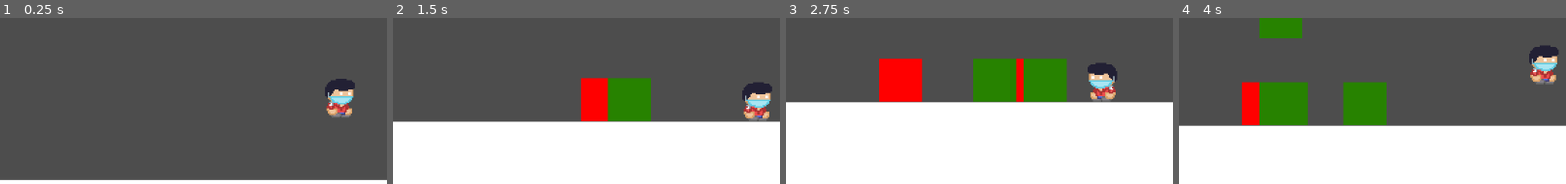
Above: before the commit, frames 1-4 (left to right).
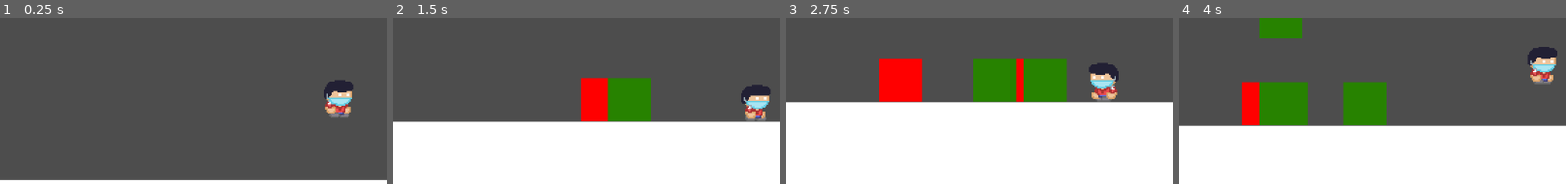
Above: after the commit, the same moments.

Repository: neinwhal/ggjsg-2026
Game: Godot game, scene res://src/map/test_map.tscn
Two runs of this game, one before a commit and one after it. Both use one fixed random seed, a clock stepped at 60 frames per second and the inputs below. This scene is started directly instead of the project's main scene.
Inputs:
- Up to frame 1 (0.25 s): no input
- Up to frame 2 (1.5 s): hold D from 0.53 s (still down); tap Space at 0.77 s
- Up to frame 3 (2.75 s): tap Space at 1.52 s; release D at 2.03 s; hold A from 2.03 s (still down)
- Up to frame 4 (4 s): release A at 2.78 s; hold D from 2.78 s (still down); tap Space at 3.02, 3.77 s
The pictures show only the part of the screen within x 6-56%, y 16-66%; the shares and areas given below are measured in that part.

The runs differ from the first frame. In frame 1, 0.7% of the frame differs, in the area x 83-92%, y 36-60%; in frame 2, 0.8%, in the area x 89-98%, y 38-63%; in frame 3, 0.5%; in frame 4, 0.6%.

Commit message:
animated player, fix friendlies trying to find non-existent player

Diff:
--- a/src/friendly/friendly_basic.gd
+++ b/src/friendly/friendly_basic.gd
@@ -9,15 +9,15 @@
 @export var follow_distance := 256.0
 @export var distance_variation := 128.0
 
+func find_player() -> void:
+	var players = get_tree().get_nodes_in_group("player")
+	if players.size() > 0:
+		target = players[0] as Node2D
+
 # Called when the node enters the scene tree for the first time.
 func _ready() -> void:
 	randomize()
-
-		# Find the player
-	var players = get_tree().get_nodes_in_group("player")
-	if players.size() > 0:
-		target = players[0]
-
+	find_player()
 	# each friendly gets a slightly different stop distance
 	desired_distance = follow_distance + randf_range(-distance_variation, distance_variation)
 
@@ -33,6 +33,11 @@
 		velocity.y += gravity * delta
 	else:
 		velocity.y = 0.0
+
+	# wait until player exists
+	if target == null:
+		find_player()
+		return
 
 	# horizontal follow logic
 	var dx = target.global_position.x - global_position.x
--- a/src/player/player_basic.gd
+++ b/src/player/player_basic.gd
@@ -4,12 +4,13 @@
 func _ready() -> void:
 	add_to_group("player") # add to player group
 	$Camera2D.make_current() # set camera to current
+	$AnimatedSprite2D.play("player_idle")
 
 @export var speed := 200.0
 @export var jump_velocity := -400.0
 @export var gravity := 1200.0
 
-@onready var sprite: Sprite2D = $Sprite2D
+@onready var sprite: AnimatedSprite2D = $AnimatedSprite2D
 
 # Called every frame. 'delta' is the elapsed time since the previous frame.
 func _process(delta: float) -> void:
@@ -33,6 +34,14 @@
 
 	move_and_slide() # handles collision response
 
+	# animation state
+	if not is_on_floor():
+		$AnimatedSprite2D.play("player_jump")
+	elif dir != 0:
+		$AnimatedSprite2D.play("player_move")
+	else:
+		$AnimatedSprite2D.play("player_idle")
+
 	# flip sprite based on direction
 	if dir < 0:
 		sprite.flip_h = true
--- a/src/player/player_basic.tscn
+++ b/src/player/player_basic.tscn
@@ -1,24 +1,197 @@
-[gd_scene load_steps=4 format=3 uid="uid://dn4gfhwdccfj3"]
+[gd_scene load_steps=29 format=3 uid="uid://dn4gfhwdccfj3"]
 
 [ext_resource type="Script" uid="uid://cpjshb8jmv67u" path="res://src/player/player_basic.gd" id="1_el75n"]
-[ext_resource type="Texture2D" uid="uid://dhq4n0bxneyx4" path="res://assets/player/player_test.png" id="2_el75n"]
+[ext_resource type="Texture2D" uid="uid://cn07icavwqtkt" path="res://assets/player/HUMAN_INTERACT.png" id="3_d72kx"]
+[ext_resource type="Texture2D" uid="uid://bpotsj2t310ib" path="res://assets/player/HUMAN_IDLE.png" id="3_leaw7"]
+[ext_resource type="Texture2D" uid="uid://d5tn6k1hv6pw" path="res://assets/player/HUMAN_MOVE.png" id="4_yve7k"]
+[ext_resource type="Texture2D" uid="uid://dsprxie0fqwrl" path="res://assets/player/HUMAN_REPAIR.png" id="5_c4bis"]
+[ext_resource type="Texture2D" uid="uid://bycwiliwq6r57" path="res://assets/player/HUMAN_REPAIR_ON.png" id="6_0r6cj"]
 
 [sub_resource type="RectangleShape2D" id="RectangleShape2D_el75n"]
 size = Vector2(44, 58)
+
+[sub_resource type="AtlasTexture" id="AtlasTexture_ggcqq"]
+atlas = ExtResource("3_leaw7")
+region = Rect2(0, 0, 64, 64)
+
+[sub_resource type="AtlasTexture" id="AtlasTexture_d8wq4"]
+atlas = ExtResource("3_leaw7")
+region = Rect2(64, 0, 64, 64)
+
+[sub_resource type="AtlasTexture" id="AtlasTexture_d72kx"]
+atlas = ExtResource("3_leaw7")
+region = Rect2(128, 0, 64, 64)
+
+[sub_resource type="AtlasTexture" id="AtlasTexture_yve7k"]
+atlas = ExtResource("3_leaw7")
+region = Rect2(192, 0, 64, 64)
+
+[sub_resource type="AtlasTexture" id="AtlasTexture_g4evm"]
+atlas = ExtResource("3_d72kx")
+region = Rect2(0, 0, 64, 64)
+
+[sub_resource type="AtlasTexture" id="AtlasTexture_gt3ep"]
+atlas = ExtResource("3_d72kx")
+region = Rect2(64, 0, 64, 64)
+
+[sub_resource type="AtlasTexture" id="AtlasTexture_exffd"]
+atlas = ExtResource("3_d72kx")
+region = Rect2(128, 0, 64, 64)
+
+[sub_resource type="AtlasTexture" id="AtlasTexture_85q58"]
+atlas = ExtResource("3_d72kx")
+region = Rect2(192, 0, 64, 64)
+
+[sub_resource type="AtlasTexture" id="AtlasTexture_7pq81"]
+atlas = ExtResource("3_d72kx")
+region = Rect2(256, 0, 64, 64)
+
+[sub_resource type="AtlasTexture" id="AtlasTexture_1pl3e"]
+atlas = ExtResource("4_yve7k")
+region = Rect2(0, 0, 64, 64)
+
+[sub_resource type="AtlasTexture" id="AtlasTexture_t68w4"]
+atlas = ExtResource("4_yve7k")
+region = Rect2(64, 0, 64, 64)
+
+[sub_resource type="AtlasTexture" id="AtlasTexture_aht56"]
+atlas = ExtResource("4_yve7k")
+region = Rect2(128, 0, 64, 64)
+
+[sub_resource type="AtlasTexture" id="AtlasTexture_mrkun"]
+atlas = ExtResource("4_yve7k")
+region = Rect2(192, 0, 64, 64)
+
+[sub_resource type="AtlasTexture" id="AtlasTexture_xvwwp"]
+atlas = ExtResource("5_c4bis")
+region = Rect2(0, 0, 64, 64)
+
+[sub_resource type="AtlasTexture" id="AtlasTexture_dfqa6"]
+atlas = ExtResource("5_c4bis")
+region = Rect2(64, 0, 64, 64)
+
+[sub_resource type="AtlasTexture" id="AtlasTexture_6rbx6"]
+atlas = ExtResource("5_c4bis")
+region = Rect2(128, 0, 64, 64)
+
+[sub_resource type="AtlasTexture" id="AtlasTexture_g2l74"]
+atlas = ExtResource("5_c4bis")
+region = Rect2(192, 0, 64, 64)
+
+[sub_resource type="AtlasTexture" id="AtlasTexture_5pvy2"]
+atlas = ExtResource("5_c4bis")
+region = Rect2(256, 0, 64, 64)
+
+[sub_resource type="AtlasTexture" id="AtlasTexture_05h5x"]
+atlas = ExtResource("6_0r6cj")
+region = Rect2(0, 0, 63, 64)
+
+[sub_resource type="AtlasTexture" id="AtlasTexture_ovhme"]
+atlas = ExtResource("6_0r6cj")
+region = Rect2(63, 0, 63, 64)
+
+[sub_resource type="SpriteFrames" id="SpriteFrames_c4bis"]
+animations = [{
+"frames": [{
+"duration": 1.0,
+"texture": SubResource("AtlasTexture_ggcqq")
+}, {
+"duration": 1.0,
+"texture": SubResource("AtlasTexture_d8wq4")
+}, {
+"duration": 1.0,
+"texture": SubResource("AtlasTexture_d72kx")
+}, {
+"duration": 1.0,
+"texture": SubResource("AtlasTexture_yve7k")
+}],
+"loop": true,
+"name": &"player_idle",
+"speed": 5.0
+}, {
+"frames": [{
+"duration": 1.0,
+"texture": SubResource("AtlasTexture_g4evm")
+}, {
+"duration": 1.0,
+"texture": SubResource("AtlasTexture_gt3ep")
+}, {
+"duration": 1.0,
+"texture": SubResource("AtlasTexture_exffd")
+}, {
+"duration": 1.0,
+"texture": SubResource("AtlasTexture_85q58")
+}, {
+"duration": 1.0,
+"texture": SubResource("AtlasTexture_7pq81")
+}],
+"loop": true,
+"name": &"player_interact",
+"speed": 5.0
+}, {
+"frames": [{
+"duration": 1.0,
+"texture": SubResource("AtlasTexture_1pl3e")
+}, {
+"duration": 1.0,
+"texture": SubResource("AtlasTexture_t68w4")
+}, {
+"duration": 1.0,
+"texture": SubResource("AtlasTexture_aht56")
+}, {
+"duration": 1.0,
+"texture": SubResource("AtlasTexture_mrkun")
+}],
+"loop": true,
+"name": &"player_move",
+"speed": 15.0
+}, {
+"frames": [{
+"duration": 1.0,
+"texture": SubResource("AtlasTexture_xvwwp")
+}, {
+"duration": 1.0,
+"texture": SubResource("AtlasTexture_dfqa6")
+}, {
+"duration": 1.0,
+"texture": SubResource("AtlasTexture_6rbx6")
+}, {
+"duration": 1.0,
+"texture": SubResource("AtlasTexture_g2l74")
+}, {
+"duration": 1.0,
+"texture": SubResource("AtlasTexture_5pvy2")
+}],
+"loop": true,
+"name": &"player_repair",
+"speed": 5.0
+}, {
+"frames": [{
+"duration": 1.0,
+"texture": SubResource("AtlasTexture_05h5x")
+}, {
+"duration": 1.0,
+"texture": SubResource("AtlasTexture_ovhme")
+}],
+"loop": true,
+"name": &"player_repair_on",
+"speed": 5.0
+}]
 
 [node name="PlayerBasic" type="CharacterBody2D"]
 collision_layer = 2
 script = ExtResource("1_el75n")
 
-[node name="Sprite2D" type="Sprite2D" parent="."]
-texture_filter = 1
-scale = Vector2(2, 2)
-texture = ExtResource("2_el75n")
-
 [node name="CollisionShape2D" type="CollisionShape2D" parent="."]
-position = Vector2(0, 1)
+position = Vector2(-2, 1)
 shape = SubResource("RectangleShape2D_el75n")
 
 [node name="Camera2D" type="Camera2D" parent="."]
 position_smoothing_enabled = true
 rotation_smoothing_enabled = true
+
+[node name="AnimatedSprite2D" type="AnimatedSprite2D" parent="."]
+texture_filter = 1
+scale = Vector2(2, 2)
+sprite_frames = SubResource("SpriteFrames_c4bis")
+animation = &"player_move"
Binary file added: assets/player/HUMAN_IDLE.png
Not shown, added: assets/player/HUMAN_IDLE.png.import
Binary file added: assets/player/HUMAN_INTERACT.png
Not shown, added: assets/player/HUMAN_INTERACT.png.import
Binary file added: assets/player/HUMAN_MOVE.png
Not shown, added: assets/player/HUMAN_MOVE.png.import
Binary file added: assets/player/HUMAN_REPAIR.png
Not shown, added: assets/player/HUMAN_REPAIR.png.import
Binary file added: assets/player/HUMAN_REPAIR_ON.png
Not shown, added: assets/player/HUMAN_REPAIR_ON.png.import
